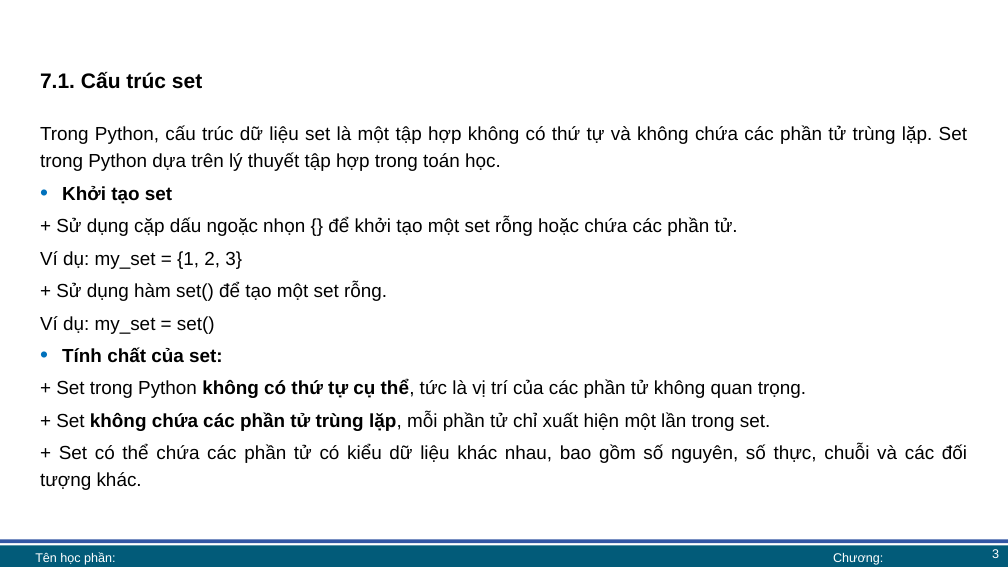
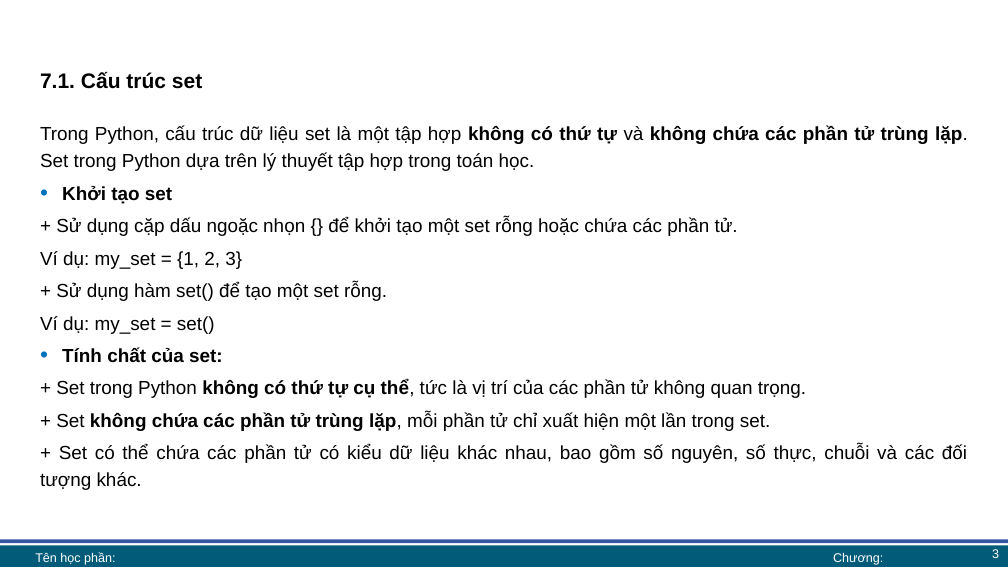
Before and after one commit to lhaaaaa/17A2-Ca-sang, a slide deck: slide 3 of Lab 6 + 7/Lab 7 bài giảng.pptx. Drawn at 1008x567 pixels with LibreOffice and Linux fonts; fonts in the diff are those of the drawing; background and template pictures are left out. Boxes give left, top, right and bottom in pixels: in the first picture for what was removed or moved away, otherwise in the second. Text is boxed around its words. In the diff, an @@ line names an element or a change of style, - is before the commit and + after.

```diff
--- a/Lab 6 + 7/Lab 7 bài giảng.pptx
+++ b/Lab 6 + 7/Lab 7 bài giảng.pptx
@@ text at [40, 125, 968, 171]: bold on in "không có thứ tự không chứa các ..." @@
```
Also in this commit, not shown: 4 other slides changed, 1 slide removed, 4 other files.
